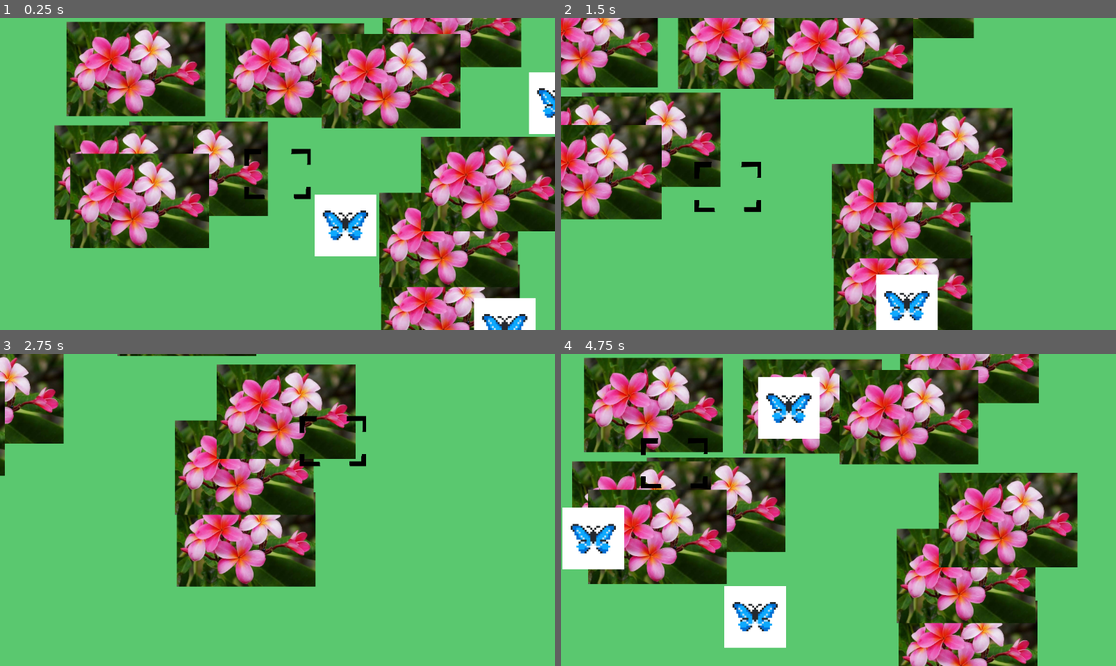
Above: before the commit, frames 1-4 (two rows, left to right).
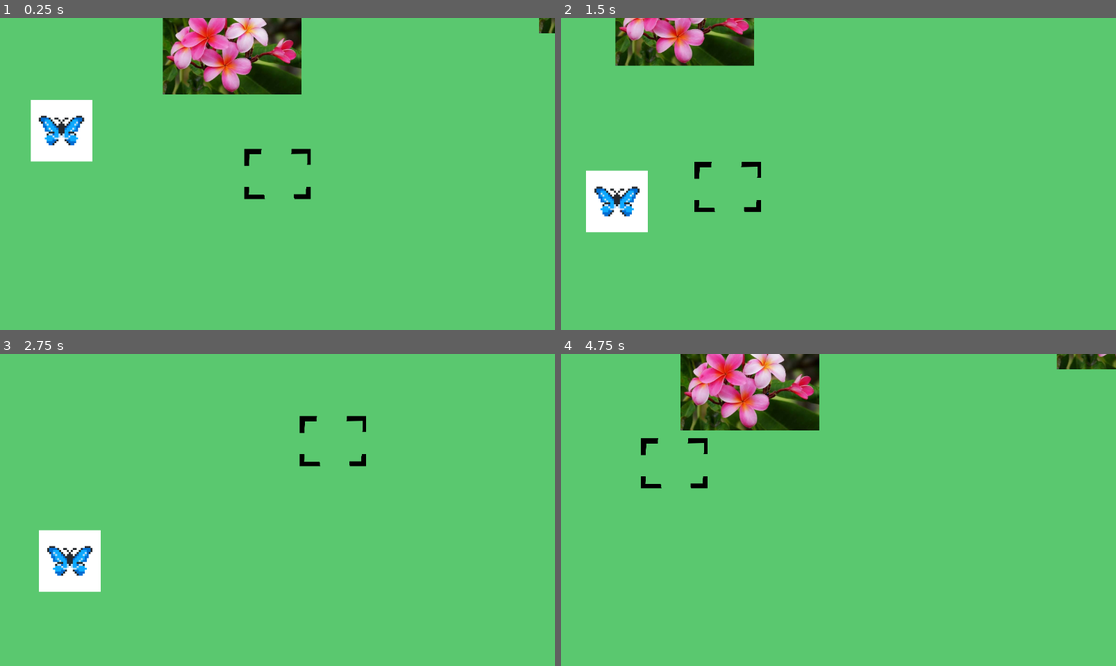
Above: after the commit, the same moments.

Repository: sophieTheProgrammer/MiniJam201
Game: Godot game, scene res://scenes/game.tscn
Two runs of this game, one before a commit and one after it. Both use one fixed random seed, a clock stepped at 60 frames per second and the inputs below.
Inputs (mouse positions are in pixels of both pictures, inside the frame that each line leads up to):
- Up to frame 1 (0.25 s): no input
- Up to frame 2 (1.5 s): move the mouse to (960, 158) at 0.52 s; hold Right (right_arrow) 0.53-1.28 s; click (960, 158) at 0.6 s; move the mouse to (727, 189) at 1.27 s; hold Down (down_arrow) from 1.28 s (still down); click (727, 189) at 1.35 s
- Up to frame 3 (2.75 s): move the mouse to (333, 441) at 2.02 s; release Down (down_arrow) at 2.03 s; hold Right (right_arrow) from 2.03 s (still down); click (333, 441) at 2.1 s
- Up to frame 4 (4.75 s): move the mouse to (810, 572) at 2.77 s; release Right (right_arrow) at 2.78 s; hold Up (up_arrow) 2.78-3.53 s; click (810, 572) at 2.85 s; move the mouse to (1005, 556) at 3.52 s; hold Left (left_arrow) from 3.53 s (still down); click (1005, 556) at 3.6 s; move the mouse to (672, 463) at 4.27 s; click (672, 463) at 4.35 s

The runs differ from the first frame. In frame 1, 59% of the frame differs, in the area x 5-100%, y 0-100%; in frame 2, 45%; in frame 3, 24%; in frame 4, 58%.

Commit message:
refactorerd x_viewport_length to not be global and dynamic to length of camera limits

Diff:
--- a/photography-game/scenes/butterfly.gd
+++ b/photography-game/scenes/butterfly.gd
@@ -1,5 +1,4 @@
 extends Node2D
-
 
 # Called when the node enters the scene tree for the first time.
 
@@ -9,7 +8,3 @@
 	var speed_y = (randi() % 250) + 50
 	position.x += speed_x * delta
 	position.y += speed_y * delta
-	if (position.x >= Global.x_viewport_length/2 + 100):
-		position.x = -Global.x_viewport_length/2 - 100
-	if (position.y >= Global.y_viewport_length/2 + 100):
-		position.y = -Global.y_viewport_length/2 - 100
--- a/photography-game/scripts/game_manager.gd
+++ b/photography-game/scripts/game_manager.gd
@@ -3,13 +3,19 @@
 const flowerFab = preload("res://scenes/flower.tscn")
 const butterflyFab = preload("res://scenes/butterfly.tscn")
 
+var x_viewport_length
+var y_viewport_length
 
-# Called when the node enters the scene tree for the first time.
 @onready var frame: Sprite2D = $"../frame"
+@onready var camera_2d: Camera2D = $"../Camera2D"
+
 func _ready() -> void:
+	x_viewport_length = camera_2d.limit_right + abs(camera_2d.limit_left)
+	y_viewport_length = camera_2d.limit_bottom + abs(camera_2d.limit_top)
+	print(x_viewport_length)
 	spawn_flower(10)
 	spawn_butterfly(3)
-# Called every frame. 'delta' is the elapsed time since the previous frame.
+
 func _process(delta: float) -> void:
 	if Input.is_action_just_released("click"):
 		print(count_items_in_frame())
@@ -38,8 +44,9 @@
 		var curr = flowerFab.instantiate()
 		curr.name = "flower"
 
-		curr.position.x = (randi() % Global.x_viewport_length) - Global.x_viewport_length/2
-		curr.position.y = (randi() % Global.y_viewport_length) - Global.y_viewport_length/2
+		print(x_viewport_length)
+		curr.position.x = (randi() % x_viewport_length) - x_viewport_length/2
+		curr.position.y = (randi() % y_viewport_length) - y_viewport_length/2
 		self.add_child(curr)
 		Global.frame_items.append(curr)
 	print(Global.frame_items)
@@ -53,7 +60,8 @@
 	for i in range(number_of_butterflies):
 		var curr = butterflyFab.instantiate()
 		curr.name = "butterfly"
-		curr.position.x = (randi() % Global.x_viewport_length) - Global.x_viewport_length/2
-		curr.position.y = (randi() % Global.y_viewport_length) - Global.y_viewport_length/2
+
+		curr.position.x = (randi() % x_viewport_length) - x_viewport_length/2
+		curr.position.y = (randi() % y_viewport_length) - y_viewport_length/2
 		self.add_child(curr)
 		Global.frame_items.append(curr)
--- a/photography-game/scripts/global.gd
+++ b/photography-game/scripts/global.gd
@@ -1,8 +1,7 @@
 extends Node
 
 var frame_items = []
-var x_viewport_length = 1152
-var y_viewport_length = 648
+
 # Called when the node enters the scene tree for the first time.
 func _ready() -> void:
 	pass
Not shown: 1 places in photography-game/scenes/game.tscn that only renumber resources
Not shown, added: photography-game/.DS_Store
